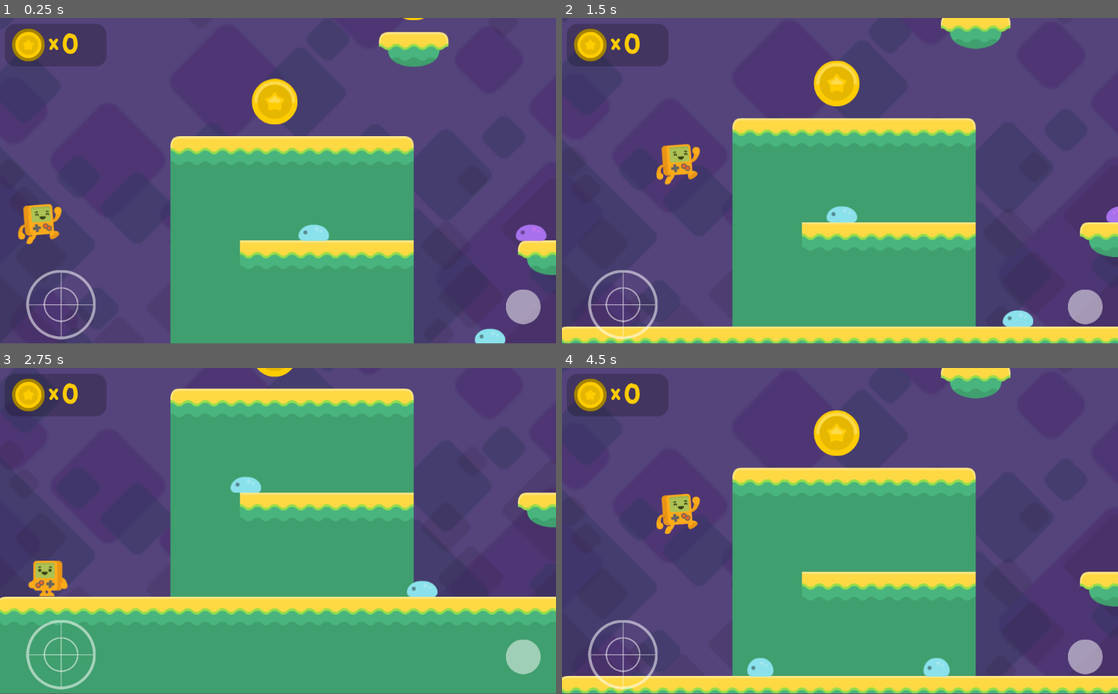
Above: before the commit, frames 1-4 (two rows, left to right).
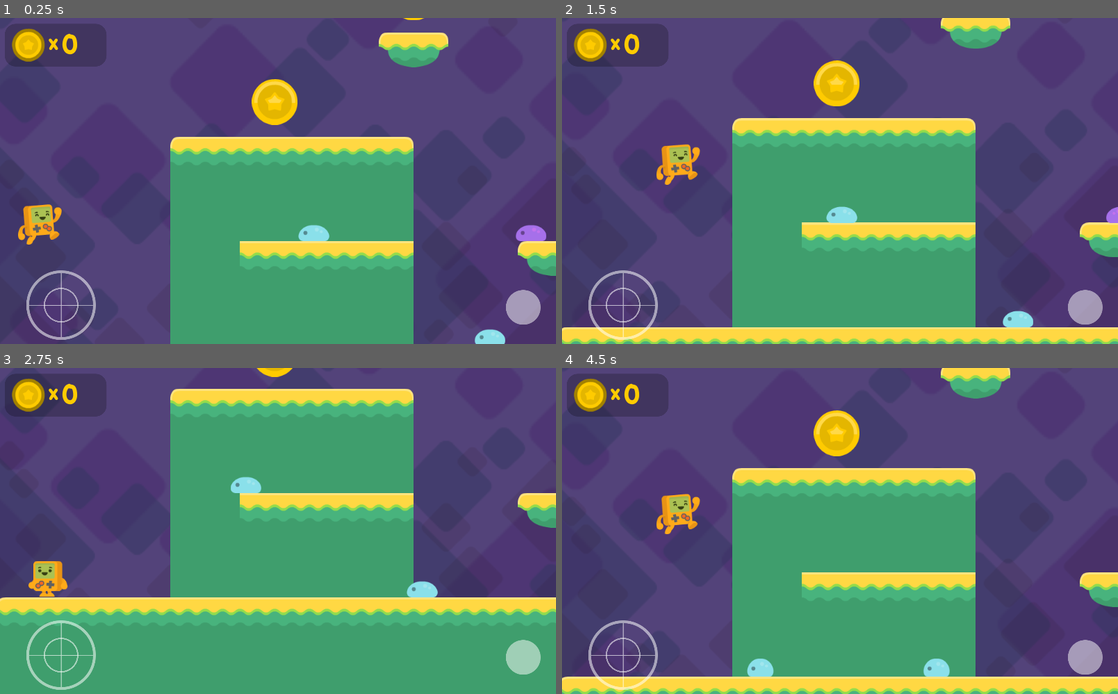
Above: after the commit, the same moments.

Repository: dpensky/godot-platformer-tutorial
Game: Godot game, scene res://Level1.tscn
Two runs of this game, one before a commit and one after it. Both use one fixed random seed, a clock stepped at 60 frames per second and the inputs below. Sound files missing from this copy of the repository are replaced by a short silence.
Inputs (mouse positions are in pixels of both pictures, inside the frame that each line leads up to):
- Up to frame 1 (0.25 s): no input
- Up to frame 2 (1.5 s): tap Enter at 0.5 s; move the mouse to (962, 164) at 0.52 s; hold Right (right) 0.53-1.25 s; click (962, 164) at 0.67 s; tap Space (jump) at 0.77 s; drag from (728, 197) to (834, 57) at 1.27 s
- Up to frame 3 (2.75 s): move the mouse to (333, 459) at 2.02 s; hold Left (left) from 2.03 s (still down)
- Up to frame 4 (4.5 s): release Left (left) at 2.75 s; drag from (812, 596) to (806, 485) at 2.77 s; move the mouse to (1006, 579) at 3.52 s; hold Right (right) 3.53-4.25 s; tap Space (jump) at 3.77 s; drag from (673, 482) to (767, 645) at 4.27 s
In our replay, the window is 800x468 before the commit and 800x469 after it. These sizes can differ from the game's own. Grey fills any space a smaller window leaves; there, only what the larger window draws over its background counts as a difference.

The runs differ from the first frame. In frame 1, 1.6% of the frame differs, in the area x 0-100%, y 0-100%; in frame 2, 2.1%; in frame 3, 2.0%; in frame 4, 2.3%.

Commit message:
Update project.godot

Diff:
--- a/project.godot
+++ b/project.godot
@@ -23,6 +23,11 @@
 config/name="Platformer Game"
 run/main_scene="res://Level1.tscn"
 config/icon="res://icon.png"
+
+[display]
+
+window/size/resizable=false
+window/stretch/mode="2d"
 
 [input]
 
@@ -59,5 +64,4 @@
 
 [rendering]
 
-quality/driver/driver_name="GLES2"
 environment/default_environment="res://default_env.tres"
